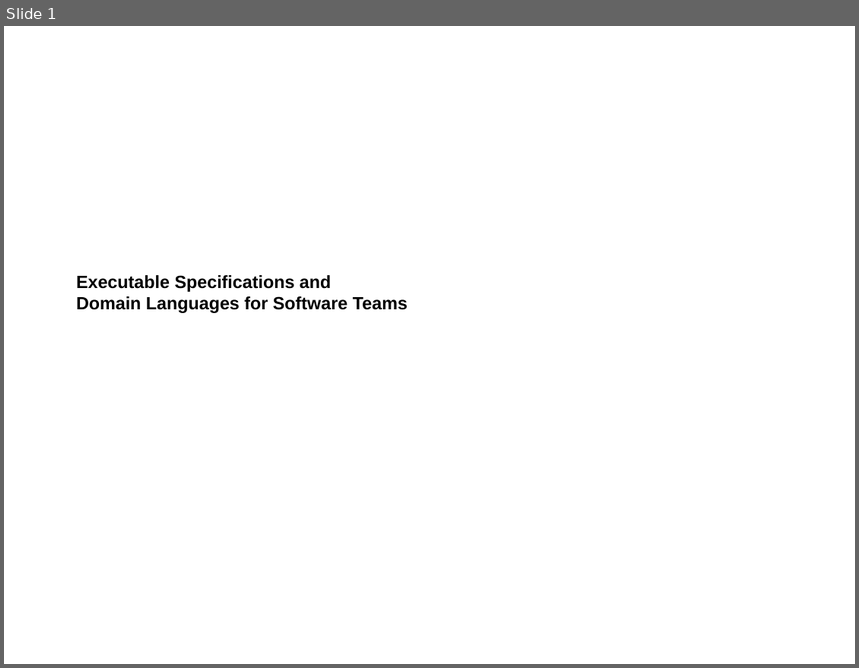
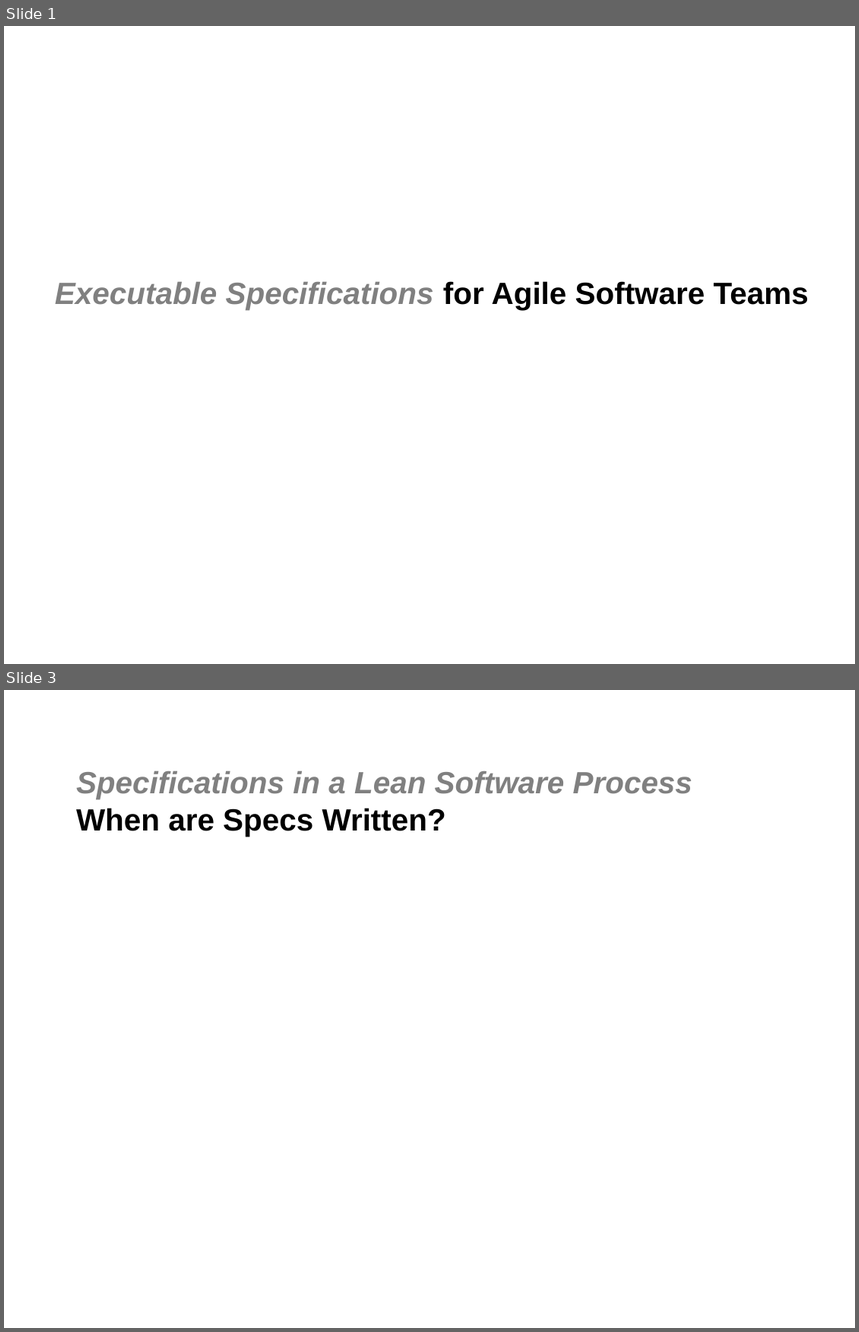
Before and after one commit to jgoodsen/agile2010, a slide deck: dsl.ppt. Shown one above the other, each under a label of ours: slide 1 before the commit, slides 1 and 3 after it; the slides between them are not shown. The pictures are 859x668 and 859x1332 pixels, drawn with LibreOffice and Linux fonts; fonts in the diff are those of the drawing; background and template pictures are left out. Boxes give left, top, right and bottom in pixels: in the first picture for what was removed or moved away, otherwise in the second. Text is boxed around its words. In the diff, an @@ line names an element or a change of style, - is before the commit and + after.

```diff
--- a/dsl.ppt
+++ b/dsl.ppt
@@ slide 3 added at bbox=[4, 690, 855, 1328], background #FFFFFF @@
@@ title added at bbox=[76, 771, 693, 836], 26 pt, text #808080, bold, italic @@
+Specifications in a Lean Software Process
+When are Specs Written?
@@ slide 1 changed as well @@
@@ title at bbox=[55, 281, 809, 310]: text changed; size 15 to 26 pt; text colour #000000 to #808080; italic on @@
-Executable Specifications and
-Domain Languages for Software Teams
+Executable Specifications for Agile Software Teams
```
Also in this commit, not shown: 3 other slides changed, 5 other slides added, 18 slides removed, 7 other files.
